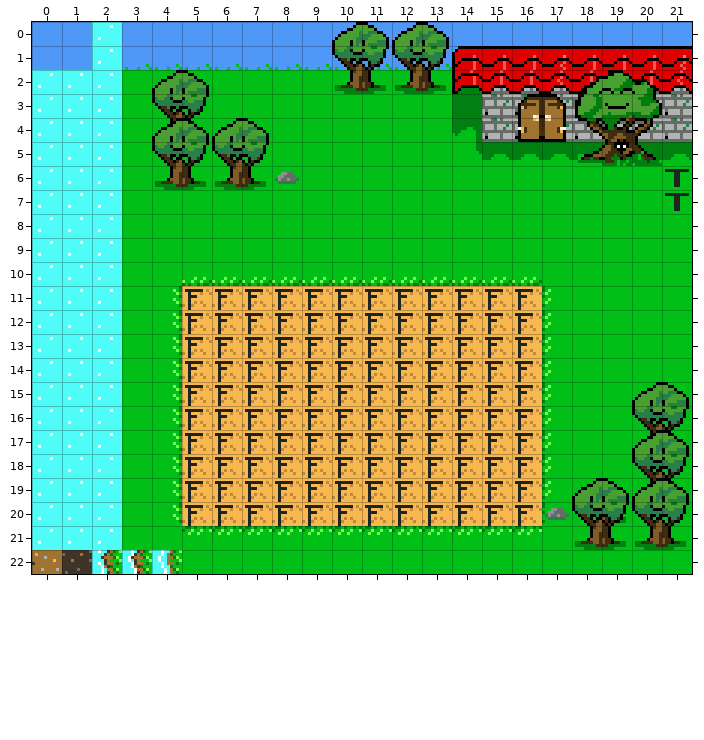
Tiled map: maps/farmMap.tmx. The first picture shows the starting point.
Cells are 10x8 px. Shown: x 0..21, y 0..22.
New version:
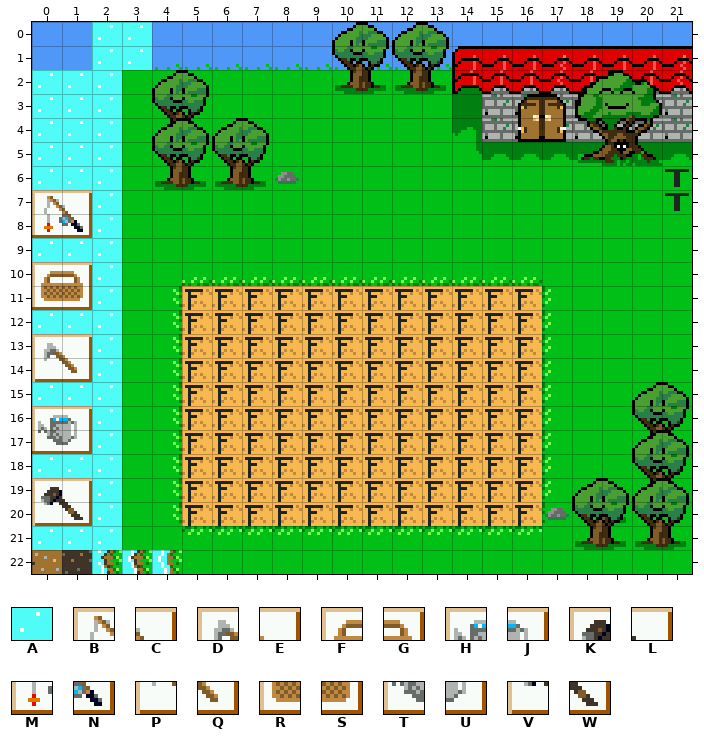
Key: from "farm-tiles": A 4, B 112, C 113, D 114, E 115, F 116, G 117, H 118, J 119, K 120, L 121, M 134, N 135, P 136, Q 137, R 138, S 139, T 140, U 141, V 142, W 143.
_ is an empty cell, . an unchanged one.
Changes in this commit:
--- layer "Detail"
@@ x 0..1 @@
- 7 __
- 8 __
+ 7 BC
+ 8 MN
@@ x 0..1 @@
-10 __
-11 __
+10 FG
+11 RS
@@ x 0..1 @@
-13 __
-14 __
+13 DE
+14 PQ
@@ x 0..1 @@
-16 __
-17 __
+16 HJ
+17 TU
@@ x 0..1 @@
-19 __
-20 __
+19 KL
+20 VW
--- layer "Event"
@@ x 3..3 @@
- 0 _
- 1 _
+ 0 A
+ 1 A
